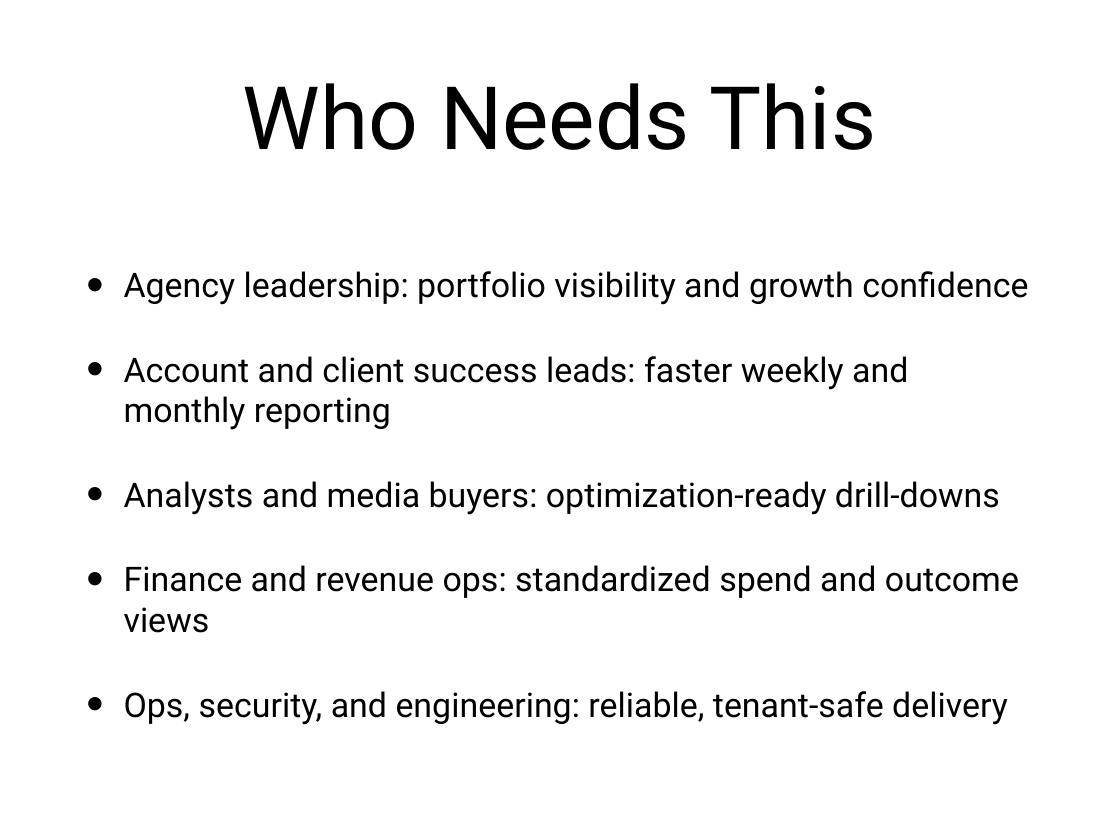
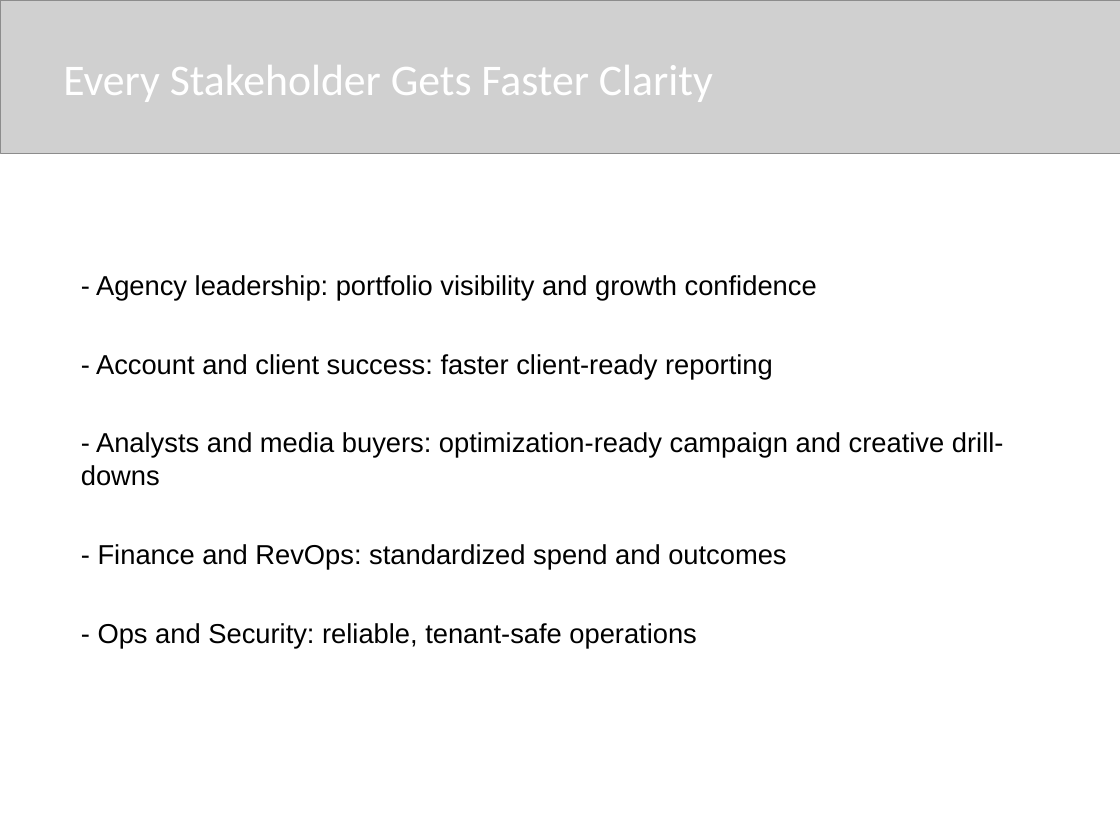
Before and after one commit to cpowe-ADT/ADinsights, a slide deck: slide 3 of docs/project/adinsights-stakeholder-deck.pptx. Drawn at 1120x840 pixels with LibreOffice and Linux fonts; fonts in the diff are those of the drawing; grey boxes stand for pictures. Boxes give left, top, right and bottom in pixels: in the first picture for what was removed or moved away, otherwise in the second. Text is boxed around its words. In the diff, an @@ line names an element or a change of style, - is before the commit and + after.

```diff
--- a/docs/project/adinsights-stakeholder-deck.pptx
+++ b/docs/project/adinsights-stakeholder-deck.pptx
@@ picture added at [0, 0, 1120, 153] @@
@@ text added at [63, 65, 713, 102], 40 pt, text #FFFFFF @@
+Every Stakeholder Gets Faster Clarity
@@ title removed at [243, 83, 877, 150] @@
-Who Needs This
@@ text at [81, 275, 1004, 648]: text changed; size 31 to 25 pt; font Roboto to Arial @@
-• Agency leadership: portfolio visibility and growth confidence
-• Account and client success leads: faster weekly and monthly reporting
-• Analysts and media buyers: optimization-ready drill-downs
-• Finance and revenue ops: standardized spend and outcome views
-• Ops, security, and engineering: reliable, tenant-safe delivery
+- Agency leadership: portfolio visibility and growth confidence
+- Account and client success: faster client-ready reporting
+- Analysts and media buyers: optimization-ready campaign and creative drill-downs
+- Finance and RevOps: standardized spend and outcomes
+- Ops and Security: reliable, tenant-safe operations
```
Also in this commit, not shown: 4 other slides changed, 7 slides added, 7 slides removed, 46 other files.
